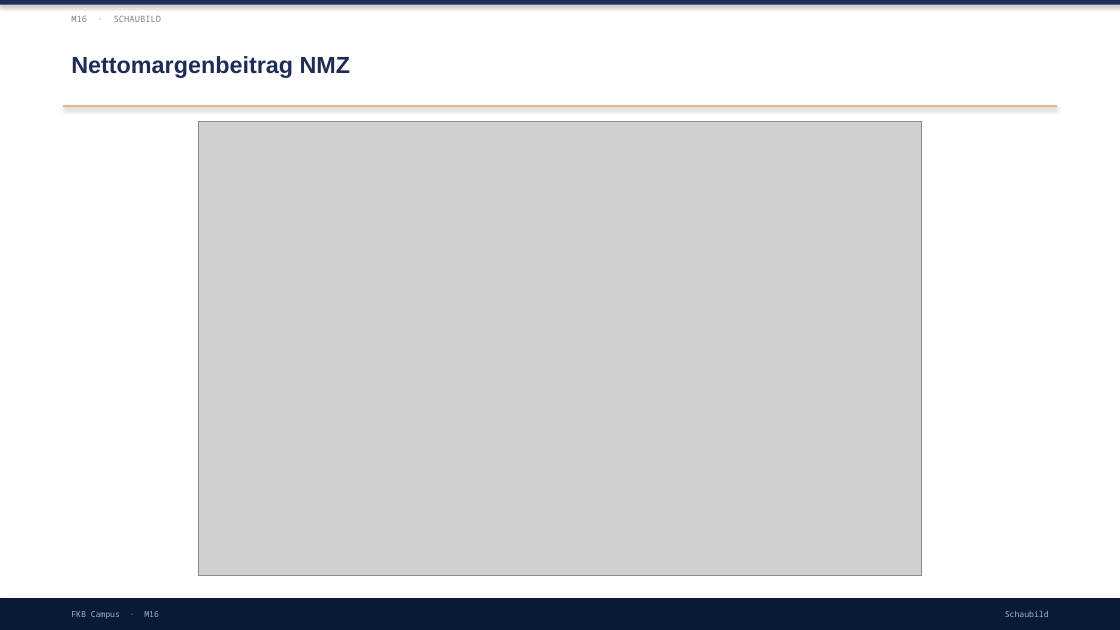
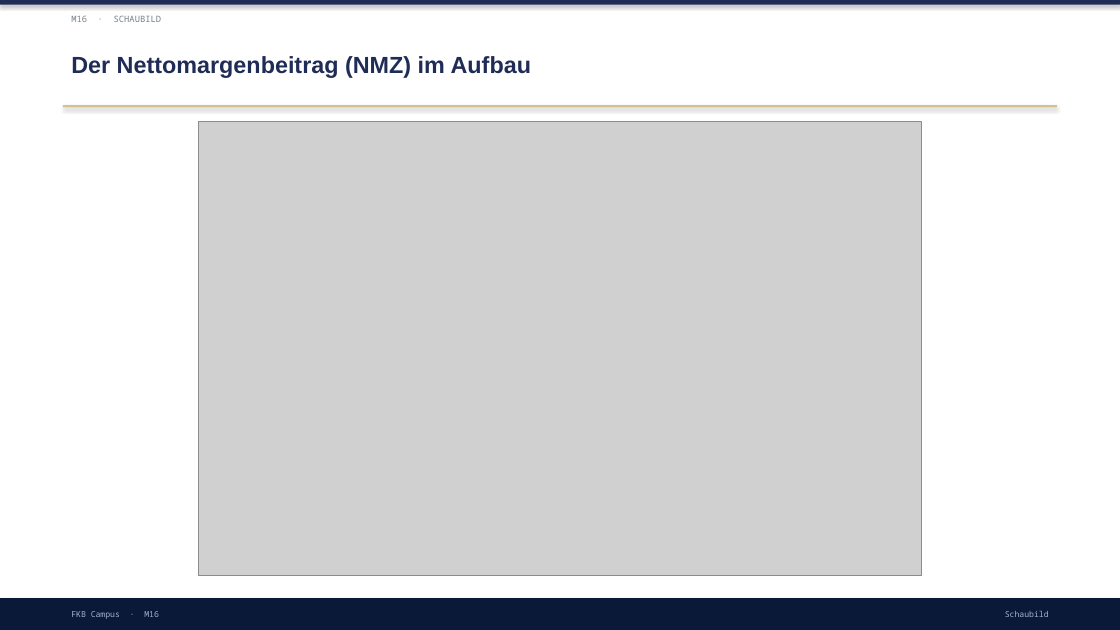
Before and after one commit to ck5rqc47pr-byte/firmenkundenakademie-online, a slide deck: slide 7 of protected-downloads/praesentation/M16.pptx. Drawn at 1120x630 pixels with LibreOffice and Linux fonts; fonts in the diff are those of the drawing; grey boxes stand for pictures. Boxes give left, top, right and bottom in pixels: in the first picture for what was removed or moved away, otherwise in the second. Text is boxed around its words. In the diff, an @@ line names an element or a change of style, - is before the commit and + after.

```diff
--- a/protected-downloads/praesentation/M16.pptx
+++ b/protected-downloads/praesentation/M16.pptx
@@ text at [71, 56, 531, 78]: text changed @@
-Nettomargenbeitrag NMZ
+Der Nettomargenbeitrag (NMZ) im Aufbau
```
Also in this commit, not shown: 8 other slides changed, 4 slides added, 4 slides removed, 1 other file.
